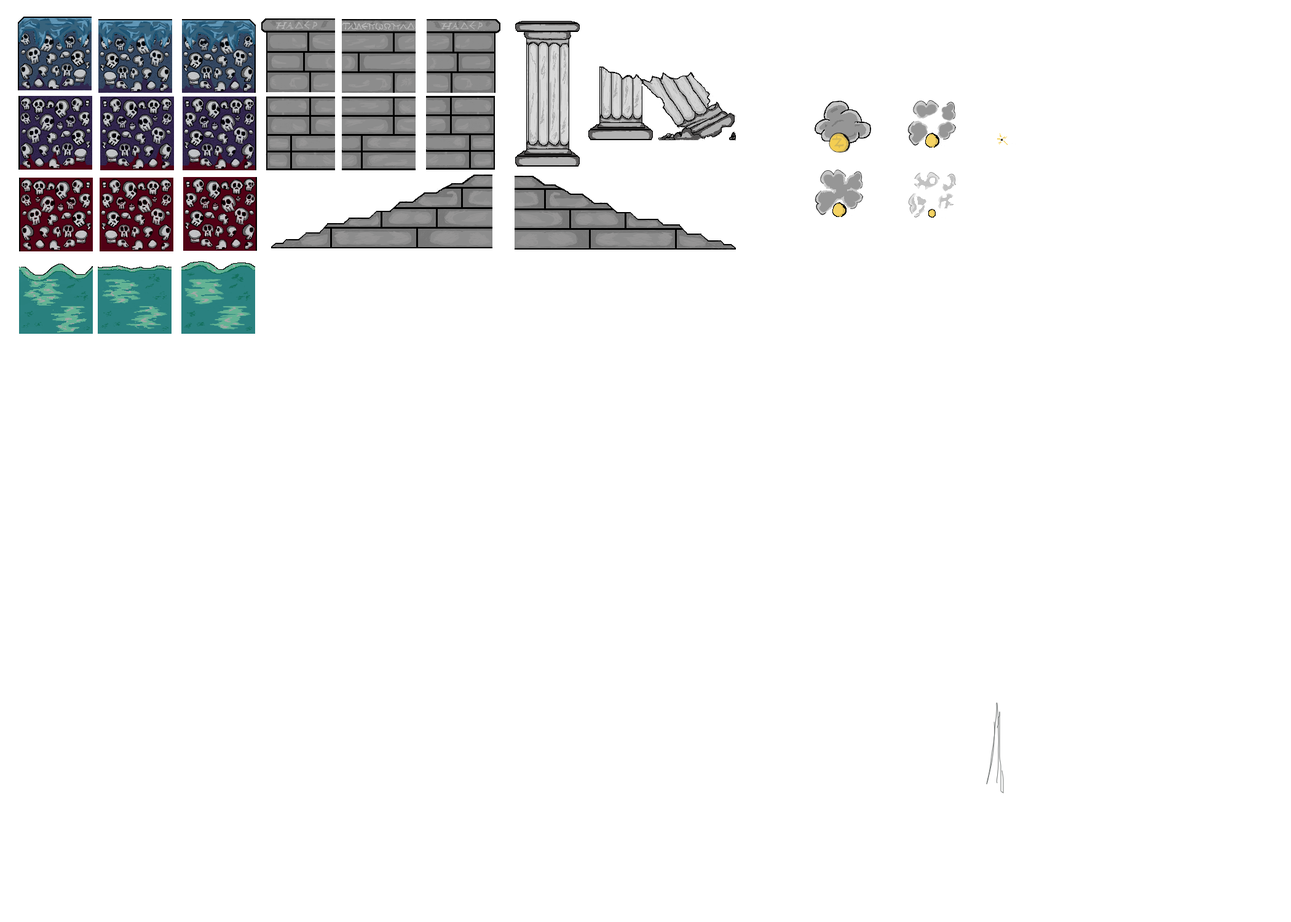
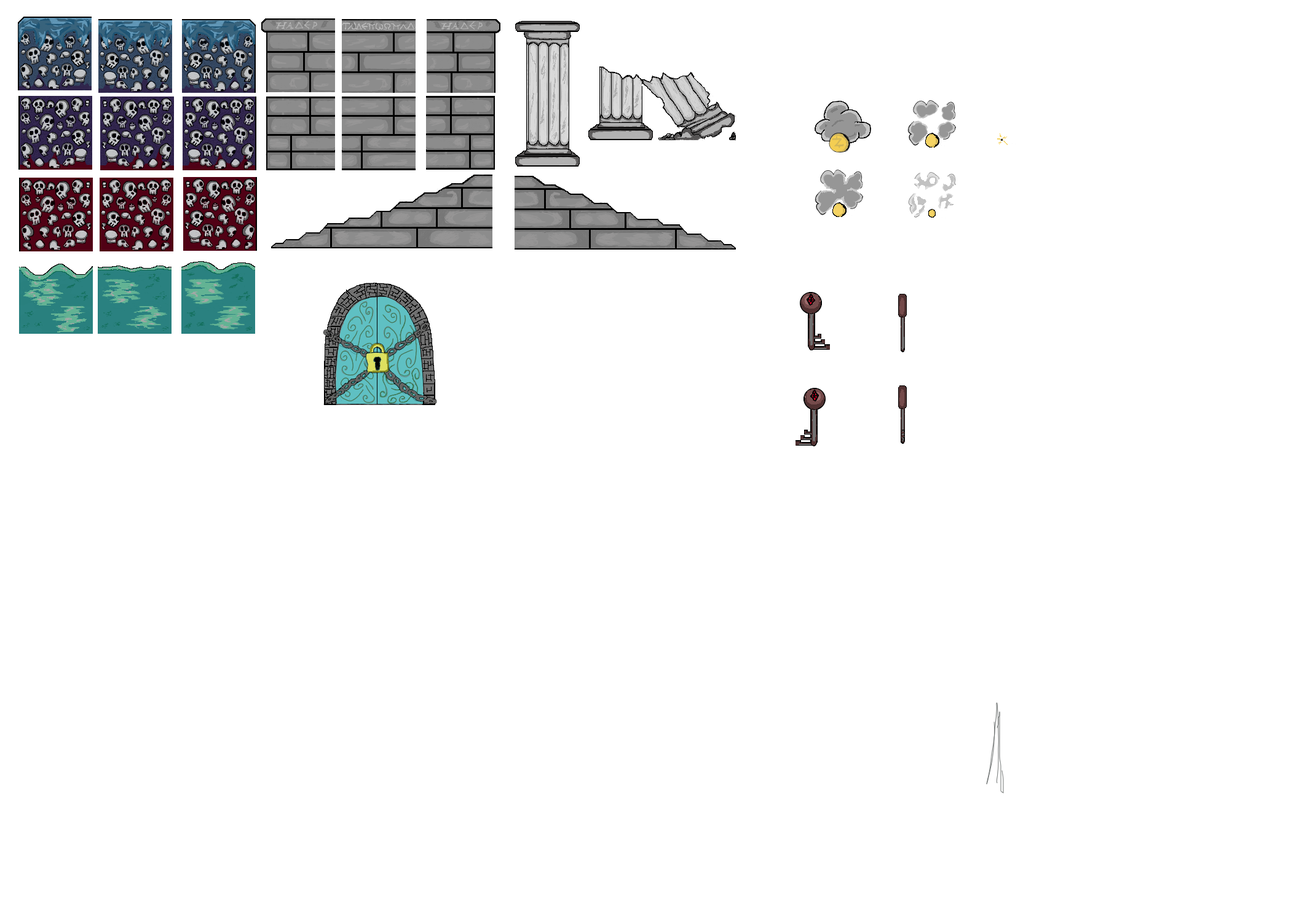
Two versions of the same layered image (w=1291, h=922). Layer-by-layer changes:
added layer "Layer 18" above "Layer 17" over [898, 293, 908, 353]
added layer "Layer 17" above "Layer 16 copy" over [898, 385, 908, 445]
added layer "Layer 16 copy" above "Layer 19" over [795, 388, 826, 447]
added layer "Layer 19" above "Layer 16" over [322, 282, 438, 406]
added layer "Layer 16" above "Layer 15" over [800, 292, 831, 351]
